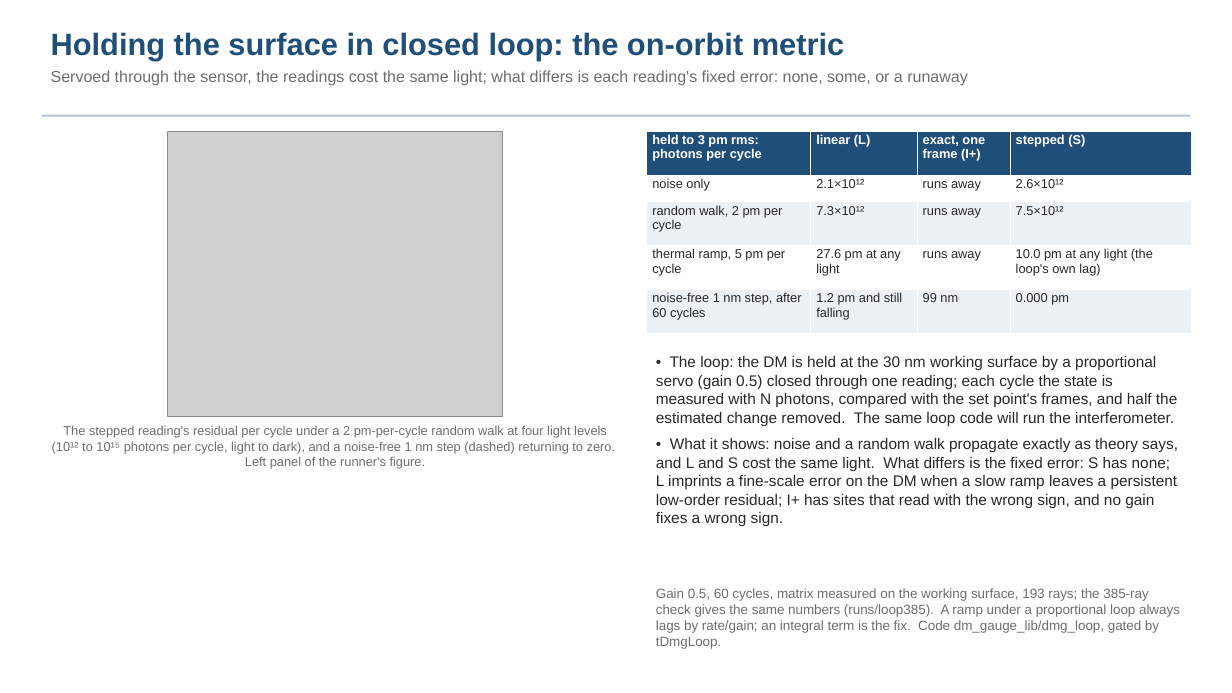
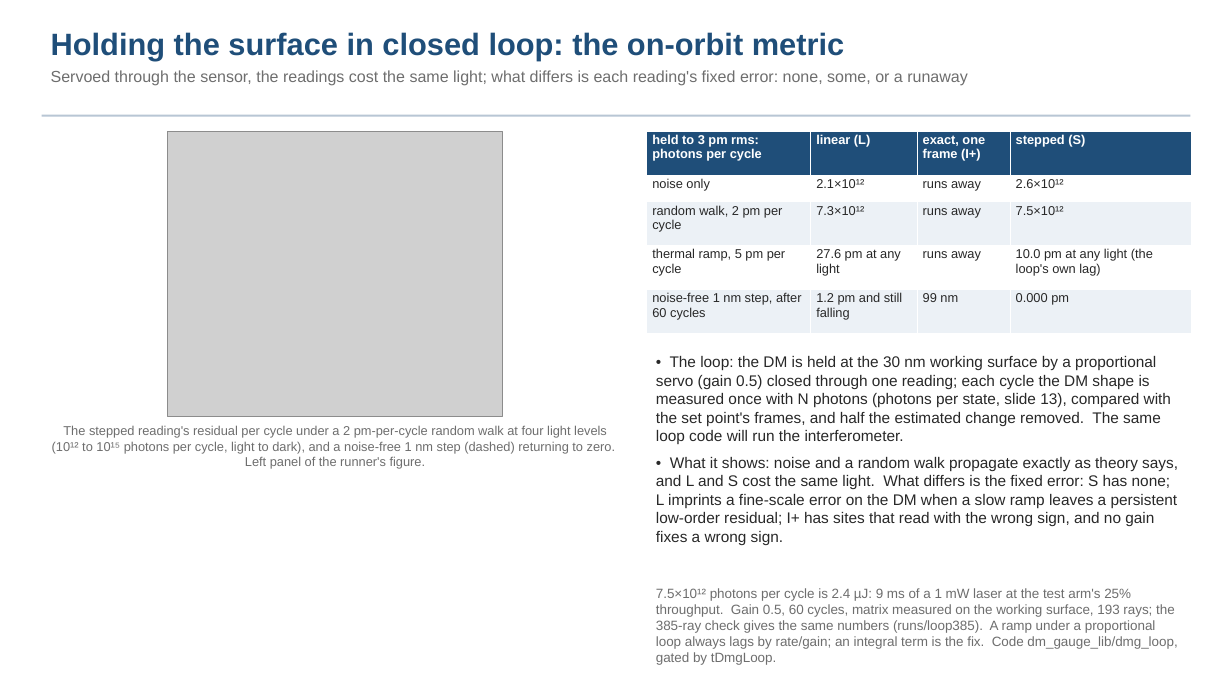
Before and after one commit to nasa-jpl/macos, a slide deck: slide 14 of demo_session/deck_zwfs.pptx. Drawn at 1232x693 pixels with LibreOffice and Linux fonts; fonts in the diff are those of the drawing; grey boxes stand for pictures. Boxes give left, top, right and bottom in pixels: in the first picture for what was removed or moved away, otherwise in the second. Text is boxed around its words. In the diff, an @@ line names an element or a change of style, - is before the commit and + after.

```diff
--- a/demo_session/deck_zwfs.pptx
+++ b/demo_session/deck_zwfs.pptx
@@ text at bbox=[656, 356, 1171, 444]: text changed @@
-• The loop: the DM is held at the 30 nm working surface by a proportional servo (gain 0.5) closed through one reading; each cycle the state is measured with N photons, compared with the set point's frames, and half the estimated change removed. The same loop code will run the interferometer.
+• The loop: the DM is held at the 30 nm working surface by a proportional servo (gain 0.5) closed through one reading; each cycle the DM shape is measured once with N photons (photons per state, slide 13), compared with the set point's frames, and half the estimated change removed. The same loop code will run the interferometer.
@@ text at bbox=[656, 588, 1177, 665]: text changed @@
-Gain 0.5, 60 cycles, matrix measured on the working surface, 193 rays; the 385-ray check gives the same numbers (runs/loop385). A ramp under a proportional loop always lags by rate/gain; an integral term is the fix. Code dm_gauge_lib/dmg_loop, gated by tDmgLoop.
+7.5×10¹² photons per cycle is 2.4 µJ: 9 ms of a 1 mW laser at the test arm's 25% throughput. Gain 0.5, 60 cycles, matrix measured on the working surface, 193 rays; the 385-ray check gives the same numbers (runs/loop385). A ramp under a proportional loop always lags by rate/gain; an integral term is the fix. Code dm_gauge_lib/dmg_loop, gated by tDmgLoop.
```
Also in this commit, not shown: 14 other slides changed, 3 other files.
